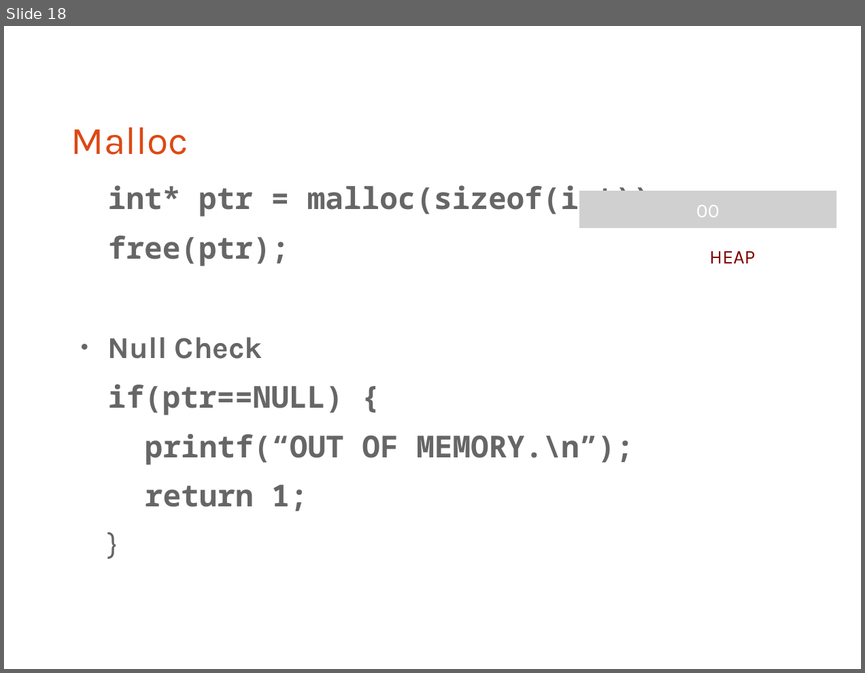
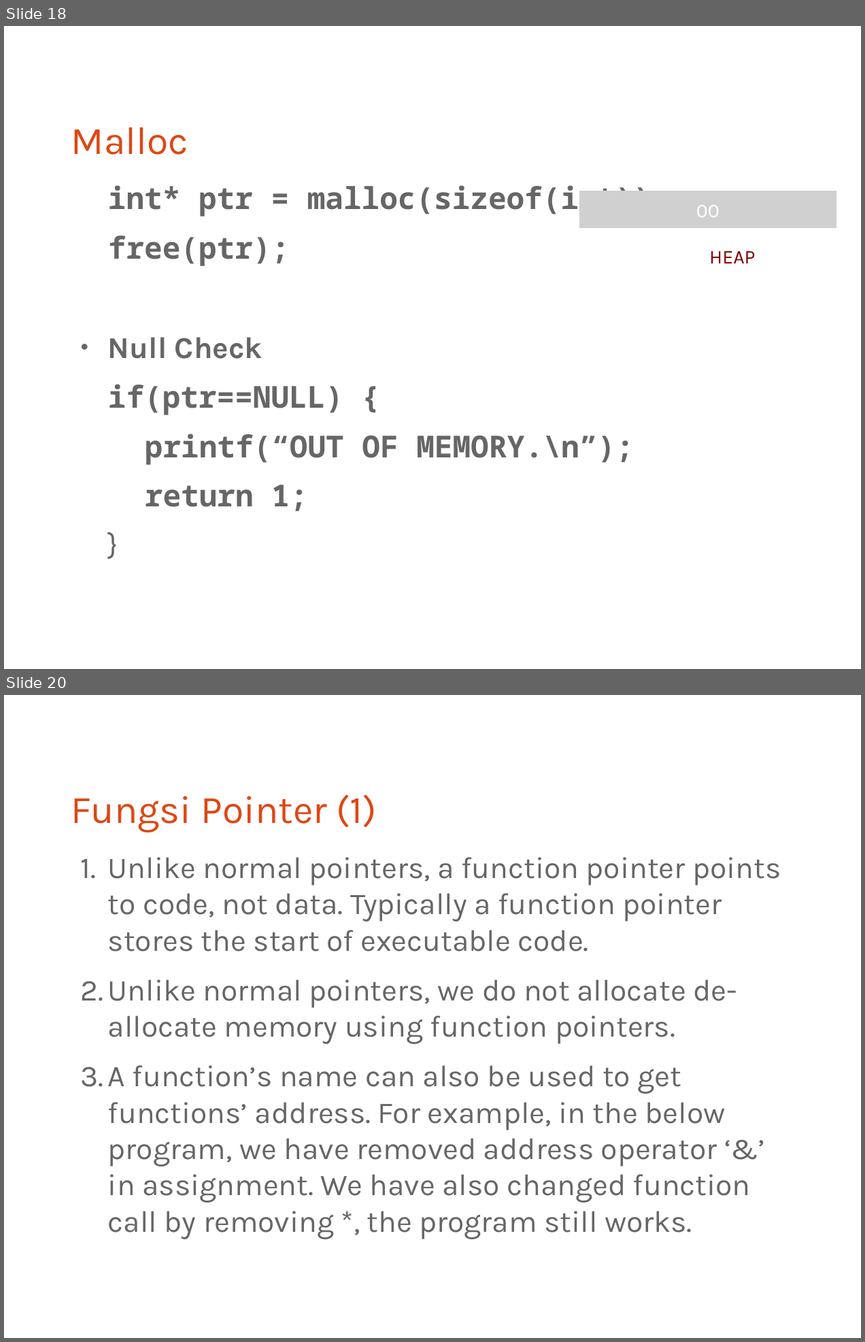
Before and after one commit to bagustris/prokom-tf, a slide deck: prokom4.odp. Shown one above the other, each under a label of ours: slide 18 before the commit, slides 18 and 20 after it; the slides between them are not shown. The pictures are 865x673 and 865x1342 pixels, drawn with LibreOffice and Linux fonts; fonts in the diff are those of the drawing; grey boxes stand for pictures. Boxes give left, top, right and bottom in pixels: in the first picture for what was removed or moved away, otherwise in the second. Text is boxed around its words. In the diff, an @@ line names an element or a change of style, - is before the commit and + after.

```diff
--- a/prokom4.odp
+++ b/prokom4.odp
@@ slide 20 added at [4,695,861,1338], background #FFFFFF @@
@@ title added at [71,794,377,832], 36 pt, text #DD4814 @@
+Fungsi Pointer (1)
@@ text added at [108,857,781,1239], 28 pt, text #666666 @@
+1. Unlike normal pointers, a function pointer points to code, not data. Typically a function pointer stores the start of executable code.
+2. Unlike normal pointers, we do not allocate de-allocate memory using function pointers.
+3. A function’s name can also be used to get functions’ address. For example, in the below program, we have removed address operator ‘&’ in assignment. We have also changed function call by removing *, the program still works.
```
Also in this commit, not shown: 5 slides changed, 3 other slides added.
